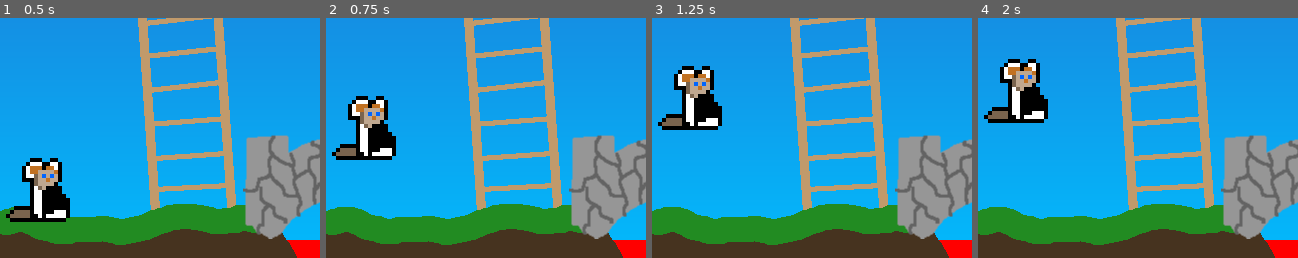
Above: before the commit, frames 1-4 (left to right).
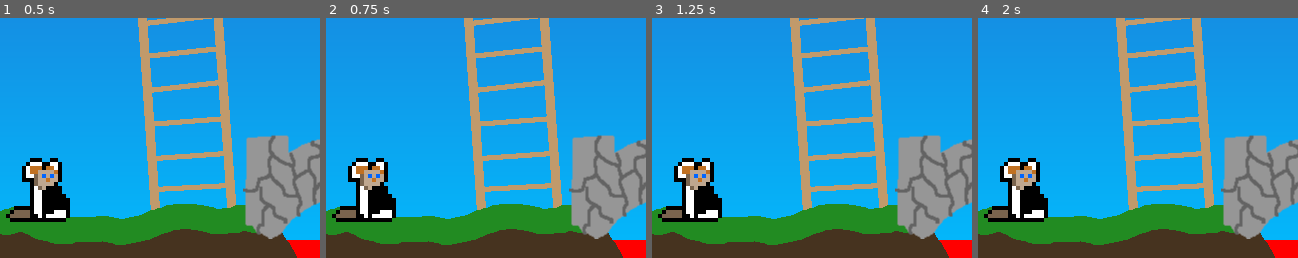
Above: after the commit, the same moments.

Repository: swashdev/minigame-madness
Game: Godot game, scene res://mini/platformer/scenes/platformer_minigame.tscn
Two runs of this game, one before a commit and one after it. Both use one fixed random seed, a clock stepped at 60 frames per second and the inputs below. This scene is started directly instead of the project's main scene.
Inputs (mouse positions are % of the whole screen's width and height, from its top left):
- Up to frame 1 (0.5 s): no input
- Up to frame 2 (0.75 s): tap Enter at 0.5 s; move the mouse to (72, 45) at 0.52 s; hold Right (move_right) from 0.53 s (still down); hold Space (action) from 0.53 s (still down)
- Up to frame 3 (1.25 s): keep holding Right (move_right); keep holding Space (action); tap Up (move_up) at 0.77, 0.8, 1.07 s
- Up to frame 4 (2 s): keep holding Right (move_right); move the mouse to (30, 55) at 1.27 s; release Space (action) at 1.28 s; tap Up (move_up) at 1.35, 1.52, 1.82 s; tap Space (action) at 1.55 s
The pictures show only the part of the screen within x 0-50%, y 44-94%; the shares and areas given below are measured in that part.

Frame 1 is identical in both runs. In frame 2, 6.8% of the frame differs, in the area x 1-22%, y 32-85%; in frame 3, 6.9%, in the area x 1-22%, y 20-85%; in frame 4, 6.9%.

Commit message:
[LOSE] fix movement on the ladder.
Fluffy now moves on the ladder without affecting his velocity, and can
now jump while on the ladder.

Diff:
--- a/mini/platformer/scripts/characters/fluffy_platformer.gd
+++ b/mini/platformer/scripts/characters/fluffy_platformer.gd
@@ -31,6 +31,9 @@
 # Whether or not Fluffy can climb the ladder.
 var _ladder: bool = false
 
+# Whether or not Fluffy is currently on the ground.
+var _grounded: bool = false
+
 
 # Fluffy's mainloop.
 func _physics_process( delta ):
@@ -47,11 +50,17 @@
 			$Sprite.animation = "run"
 			$Sprite.play()
 		elif Input.is_action_just_pressed( "move_down" ):
-			if position.x >= 567.0 and is_on_floor():
+			if position.x >= 567.0 and _grounded:
 				fall_over( true )
 		else:
 			# Stop animations if no inputs are pressed.
 			$Sprite.animation = "default"
+		# If the player is on the floor, they have the opportunity to jump.
+		if _grounded and Input.is_action_pressed( "action" ):
+			_velocity.y = JUMP
+		# If the player is on the ladder, they have the option to climb it.
+		elif _ladder and Input.is_action_pressed( "move_up" ):
+			position.y -= MOVE_SPEED * delta
 
 		# Adjust sprite orientation based on inputs.
 		if Input.is_action_just_pressed( "move_right" ):
@@ -63,18 +72,12 @@
 # warning-ignore:return_value_discarded
 	move_and_slide( _velocity, Vector2.UP )
 
+	_grounded = is_on_floor() or (_ladder and _velocity.y > -1.0)
 	# Apply gravity.
-	if is_on_floor() or _ladder:
+	if _grounded:
 		_velocity.y = 0.0
 	else:
 		_velocity.y += GRAVITY * delta
-	if !_dead and !_won:
-		# If the player is on the floor, they have the opportunity to jump.
-		if is_on_floor() and Input.is_action_pressed( "action" ):
-			_velocity.y = JUMP
-		# If the player is on the ladder, they have the option to climb it.
-		elif _ladder and Input.is_action_pressed( "move_up" ):
-			_velocity.y = -MOVE_SPEED
 
 	# If dead, Fluffy's sprite will rotate in an assuredly amusing manner.
 	if _dead:
Not shown, changed: CHANGELOG.md
